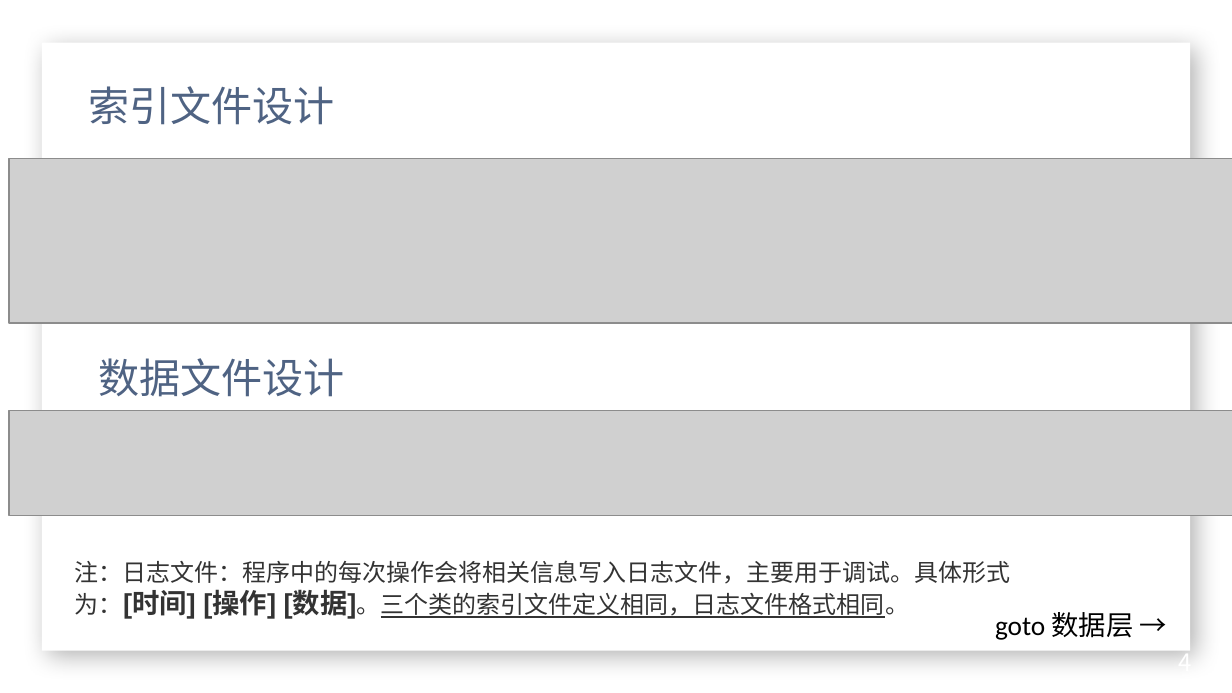
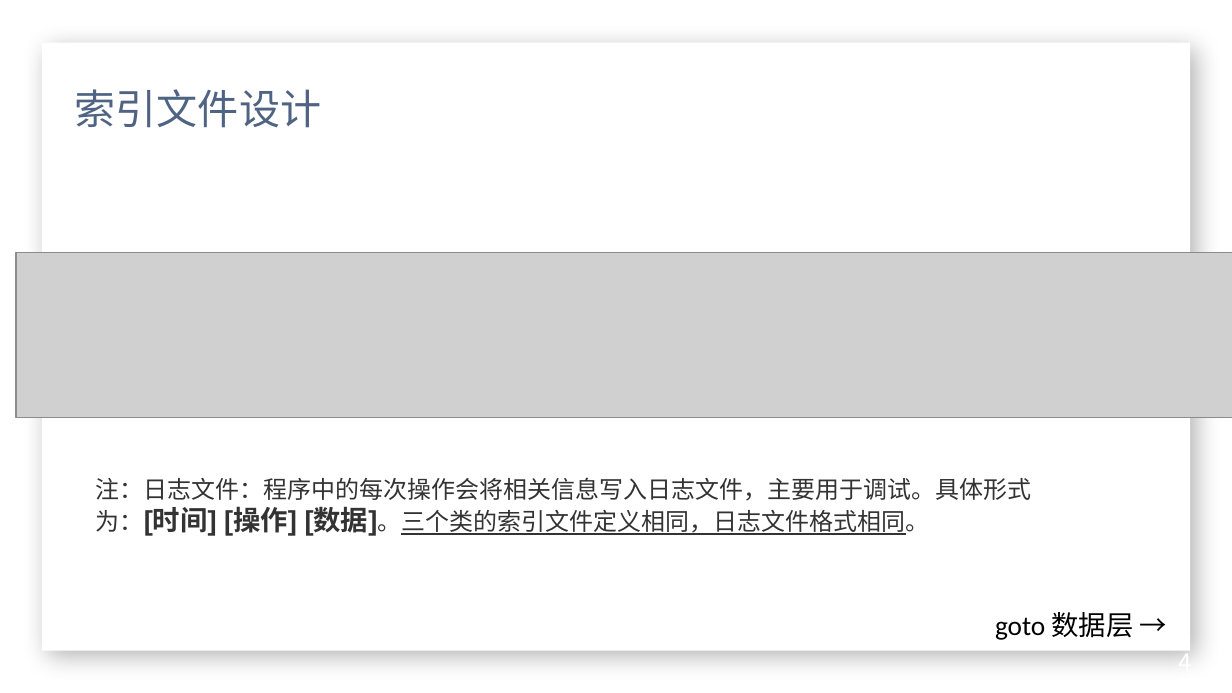
Before and after one commit to quanzixiu/Library-Management-System, a slide deck: slide 7 of 文档/展示PPT_第四周_补充_第五周.pptx. Drawn at 1232x693 pixels with LibreOffice and Linux fonts; fonts in the diff are those of the drawing; grey boxes stand for pictures; background and template pictures are left out. Boxes give left, top, right and bottom in pixels: in the first picture for what was removed or moved away, otherwise in the second. Text is boxed around its words. In the diff, an @@ line names an element or a change of style, - is before the commit and + after.

```diff
--- a/文档/展示PPT_第四周_补充_第五周.pptx
+++ b/文档/展示PPT_第四周_补充_第五周.pptx
@@ text "索引文件设计": place and size @@
-text "索引文件设计" at (89, 86, 335, 125)
+text "索引文件设计" at (75, 89, 321, 128)
@@ picture: place and size @@
-picture at (9, 158, 1232, 323)
+picture at (16, 253, 1232, 418)
@@ text removed at (98, 358, 344, 397) @@
-数据文件设计
@@ picture removed at (9, 410, 1232, 515) @@
@@ text "注：日志文件：程序中的每次操作会将相关信息写入日志文件，主要用于调试。具体形式为：[时间] [操作] [数据]。三个类的 ...": place and size @@
-text "注：日志文件：程序中的每次操作会将相关信息写入日志文件，主要用于调试。具体形式为：[时间] [操作] [数据]。三个类的 ..." at (75, 560, 1011, 618)
+text "注：日志文件：程序中的每次操作会将相关信息写入日志文件，主要用于调试。具体形式为：[时间] [操作] [数据]。三个类的 ..." at (96, 477, 1032, 536)
```
Also in this commit, not shown: 3 other slides changed, 2 slides added, 2 slides removed, 4 other files.
